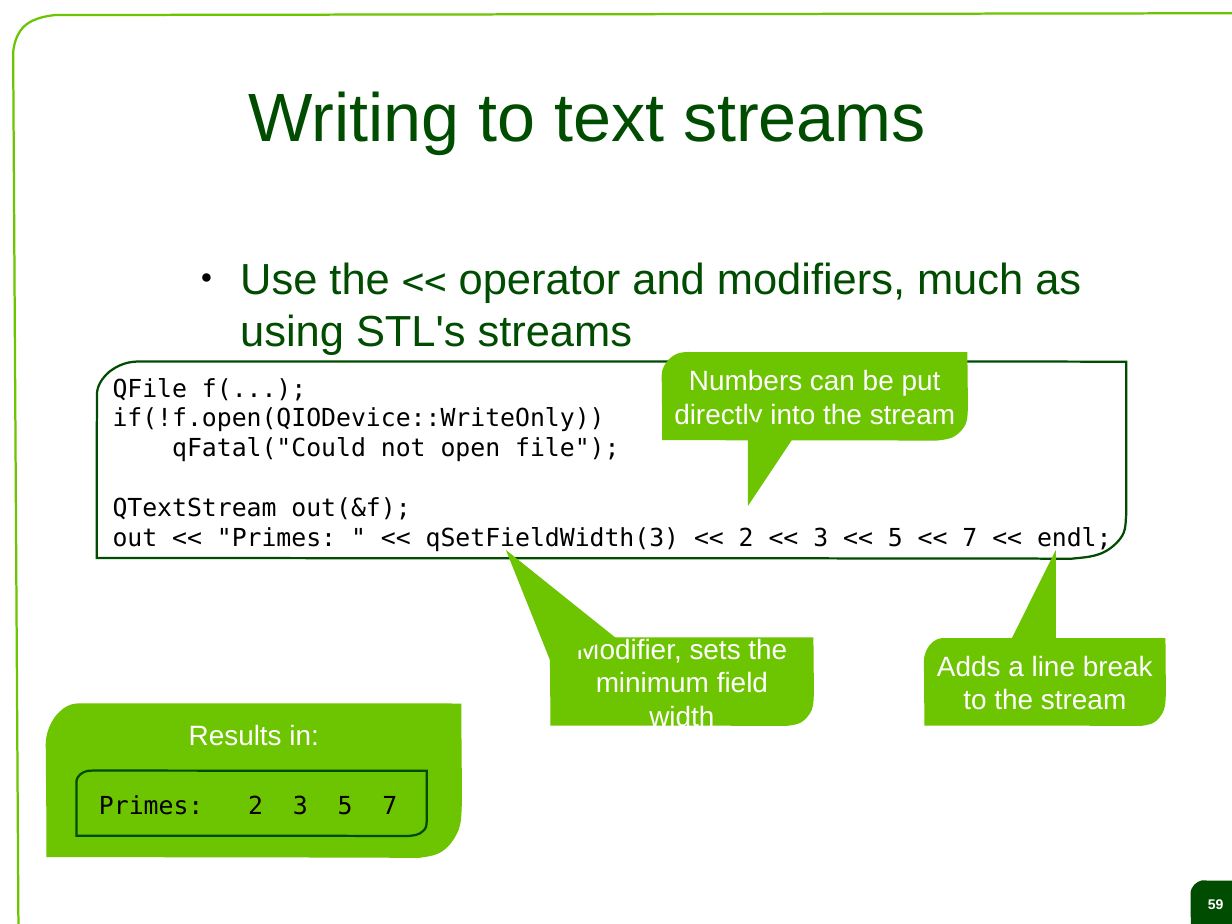
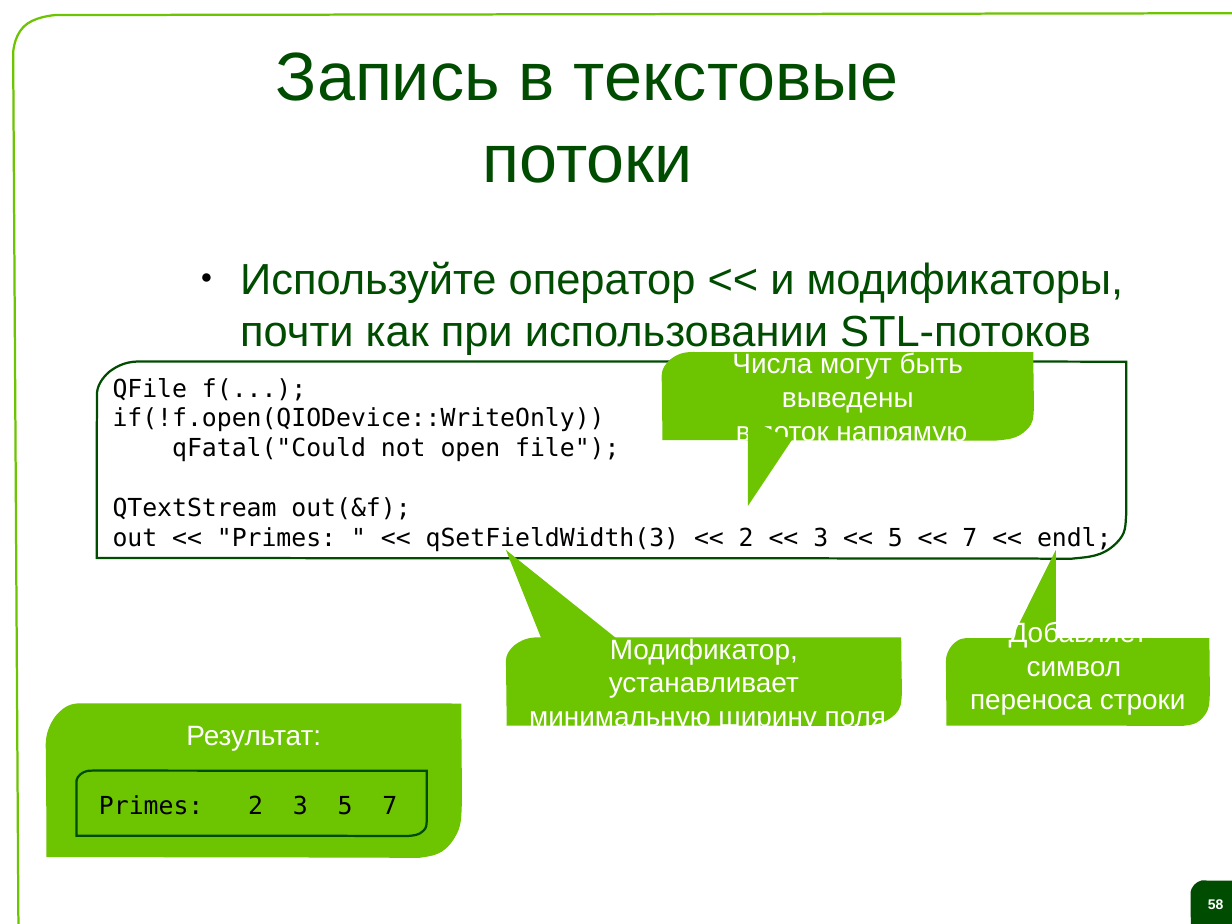
Before and after one commit to saa/qecm, a slide deck: slide 58 of Lectures and Exercises/L04 - Datatypes collections and files/L4 Slides.odp (slide 59 before the commit). Drawn at 1232x924 pixels with LibreOffice and Linux fonts; fonts in the diff are those of the drawing; background and template pictures are left out. Boxes give left, top, right and bottom in pixels: in the first picture for what was removed or moved away, otherwise in the second. Text is boxed around its words. In the diff, an @@ line names an element or a change of style, - is before the commit and + after.

```diff
--- a/Lectures and Exercises/L04 - Datatypes collections and files/L4 Slides.odp
+++ b/Lectures and Exercises/L04 - Datatypes collections and files/L4 Slides.odp
@@ title at (x1=276, y1=52, x2=899, y2=183): text changed @@
-Writing to text streams
+Запись в текстовые потоки
@@ text at (x1=240, y1=261, x2=1124, y2=355): text changed @@
-● Use the << operator and modifiers, much as using STL's streams
+● Используйте оператор << и модификаторы, почти как при использовании STL-потоков
@@ freeform shape removed at (x1=662, y1=352, x2=968, y2=440) @@
-Numbers can be put
-directly into the stream
@@ freeform shape added at (x1=662, y1=352, x2=1034, y2=440), fill #6DC400, 18 pt, text #FFFFFF @@
+Числа могут быть выведены
+в поток напрямую
@@ freeform shape added at (x1=506, y1=637, x2=902, y2=726), fill #6DC400, 18 pt, text #FFFFFF @@
+Модификатор, устанавливает
+минимальную ширину поля
@@ freeform shape removed at (x1=550, y1=637, x2=814, y2=726) @@
-Modifier, sets the
-minimum field width
@@ freeform shape removed at (x1=925, y1=638, x2=1167, y2=727) @@
-Adds a line break
-to the stream
@@ freeform shape added at (x1=946, y1=638, x2=1210, y2=727), fill #6DC400, 18 pt, text #FFFFFF @@
+Добавляет символ
+переноса строки
+в поток
@@ text in freeform shape at (x1=186, y1=725, x2=321, y2=750): text changed @@
-Results in:
+Результат:
```
Also in this commit, not shown: 23 other slides changed, 40 slides added, 41 slides removed.
